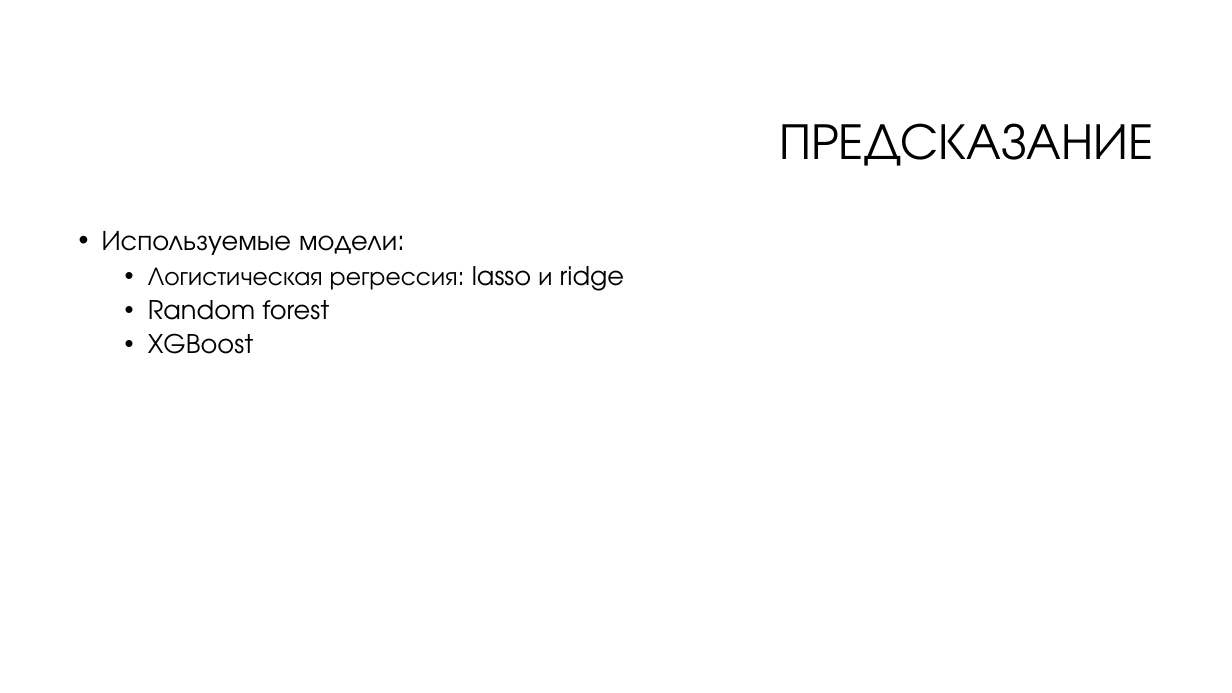
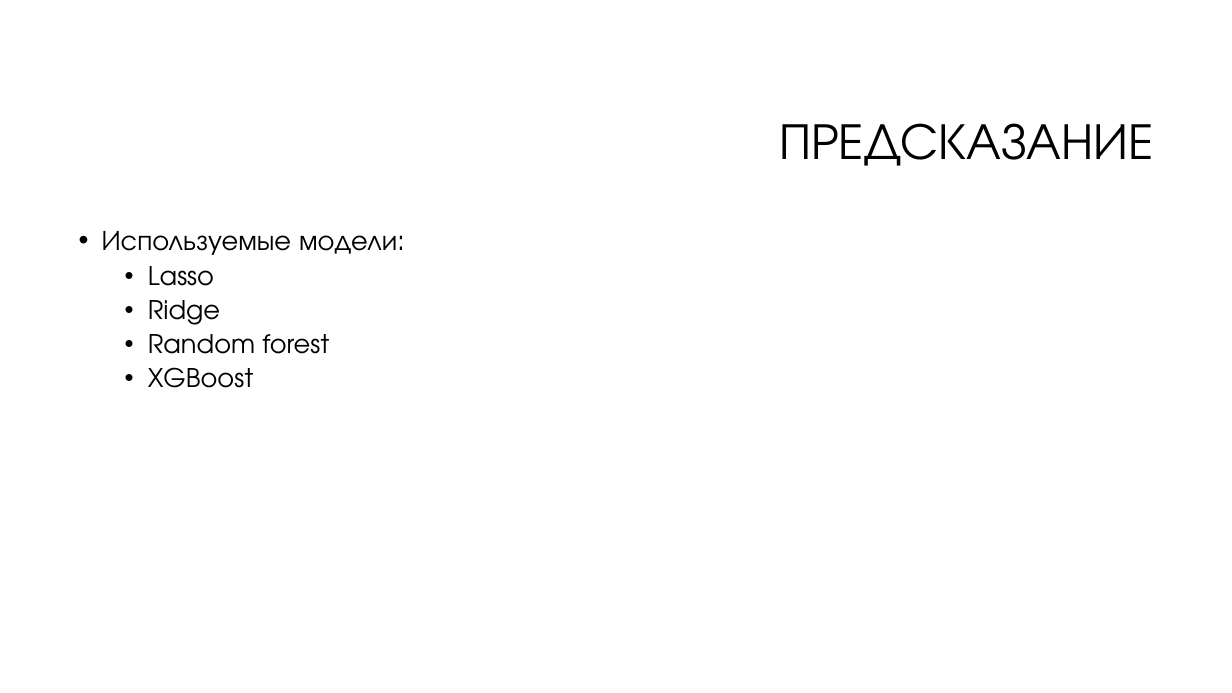
Before and after one commit to krabchuk/technosphere_bigdata_project, a slide deck: slide 7 of Предсказание цены автомобиля.pptx. Drawn at 1232x693 pixels with LibreOffice and Linux fonts; fonts in the diff are those of the drawing; background and template pictures are left out. Boxes give left, top, right and bottom in pixels: in the first picture for what was removed or moved away, otherwise in the second. Text is boxed around its words. In the diff, an @@ line names an element or a change of style, - is before the commit and + after.

```diff
--- a/Предсказание цены автомобиля.pptx
+++ b/Предсказание цены автомобиля.pptx
@@ text at <box>148,266,220,325</box>: text changed @@
-  • Логистическая регрессия: lasso и ridge
+  • Lasso
+  • Ridge
```
